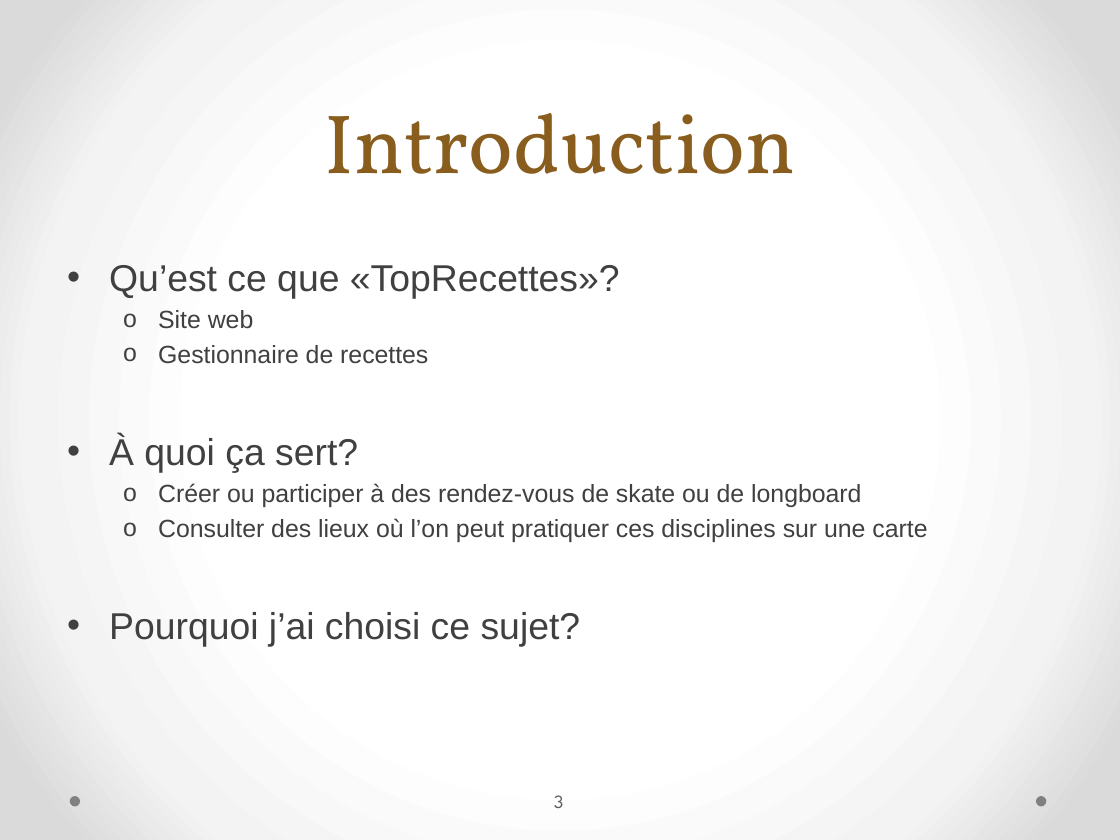
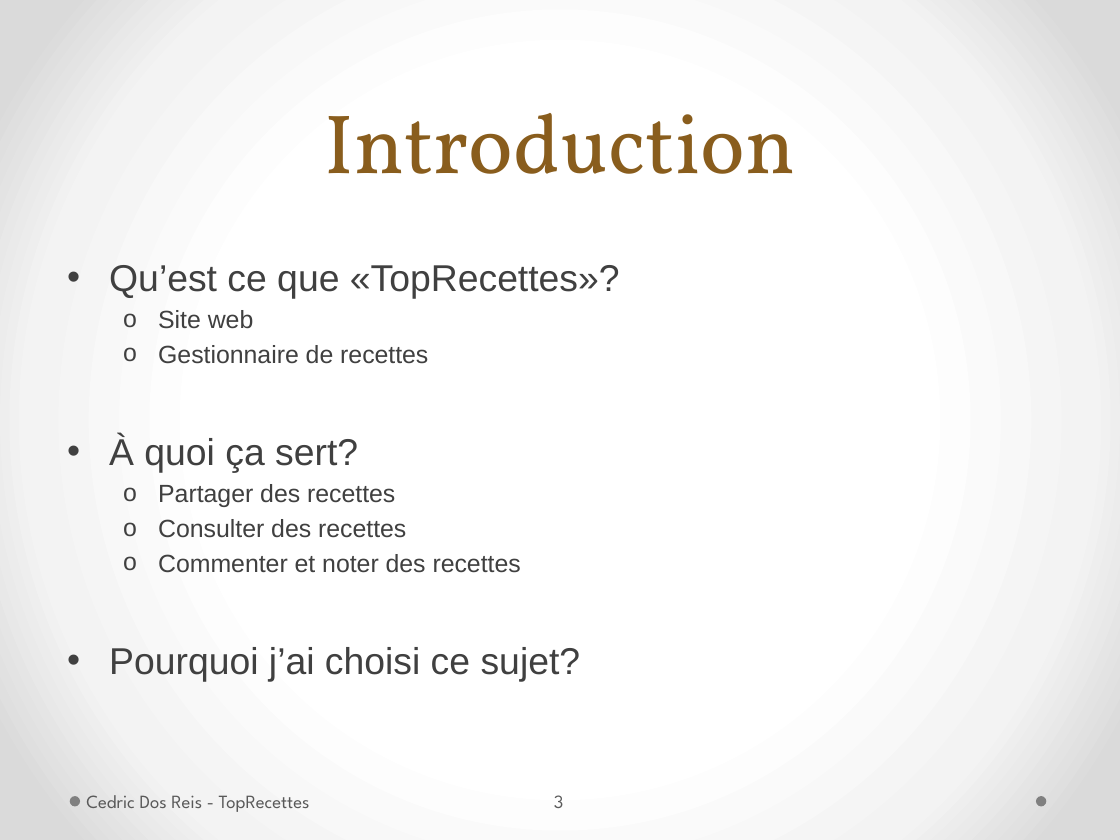
Before and after one commit to MrBeelzeBob/TopRecettes, a slide deck: slide 3 of Rendu final/PrésentationTPI2015_TopRecette.pptx. Drawn at 1120x840 pixels with LibreOffice and Linux fonts; fonts in the diff are those of the drawing. Boxes give left, top, right and bottom in pixels: in the first picture for what was removed or moved away, otherwise in the second. Text is boxed around its words. In the diff, an @@ line names an element or a change of style, - is before the commit and + after.

```diff
--- a/Rendu final/PrésentationTPI2015_TopRecette.pptx
+++ b/Rendu final/PrésentationTPI2015_TopRecette.pptx
@@ text at <box>158,484,521,573</box>: text changed @@
-  o Créer ou participer à des rendez-vous de skate ou de longboard
-  o Consulter des lieux où l’on peut pratiquer ces disciplines sur une carte
+  o Partager des recettes
+  o Consulter des recettes
+  o Commenter et noter des recettes
@@ text added at <box>86,795,310,812</box>, 12 pt, text #595959 @@
+Cedric Dos Reis - TopRecettes
```
Also in this commit, not shown: 15 other slides changed, 1 slide added, 2 slides removed.
